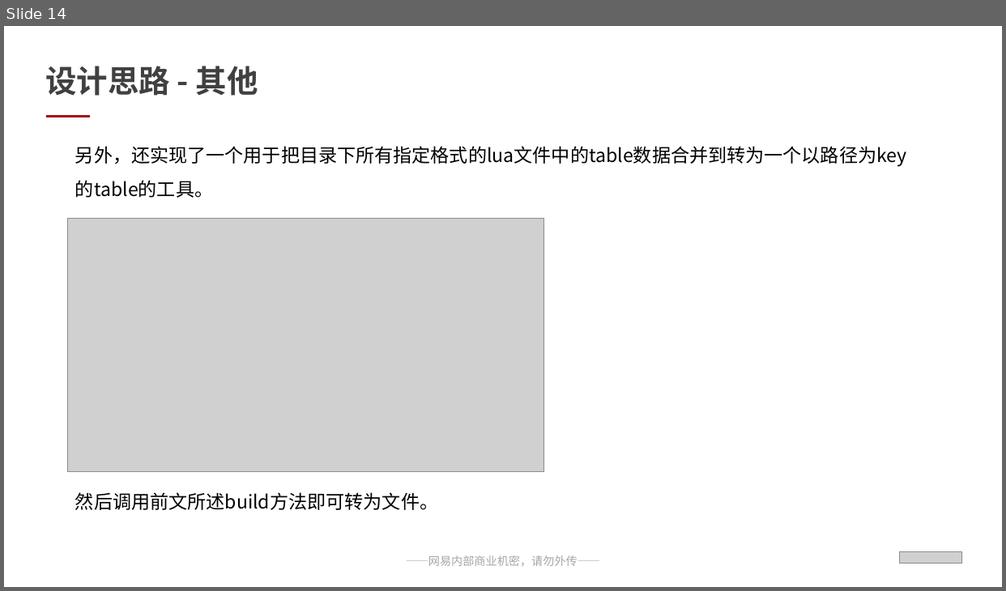
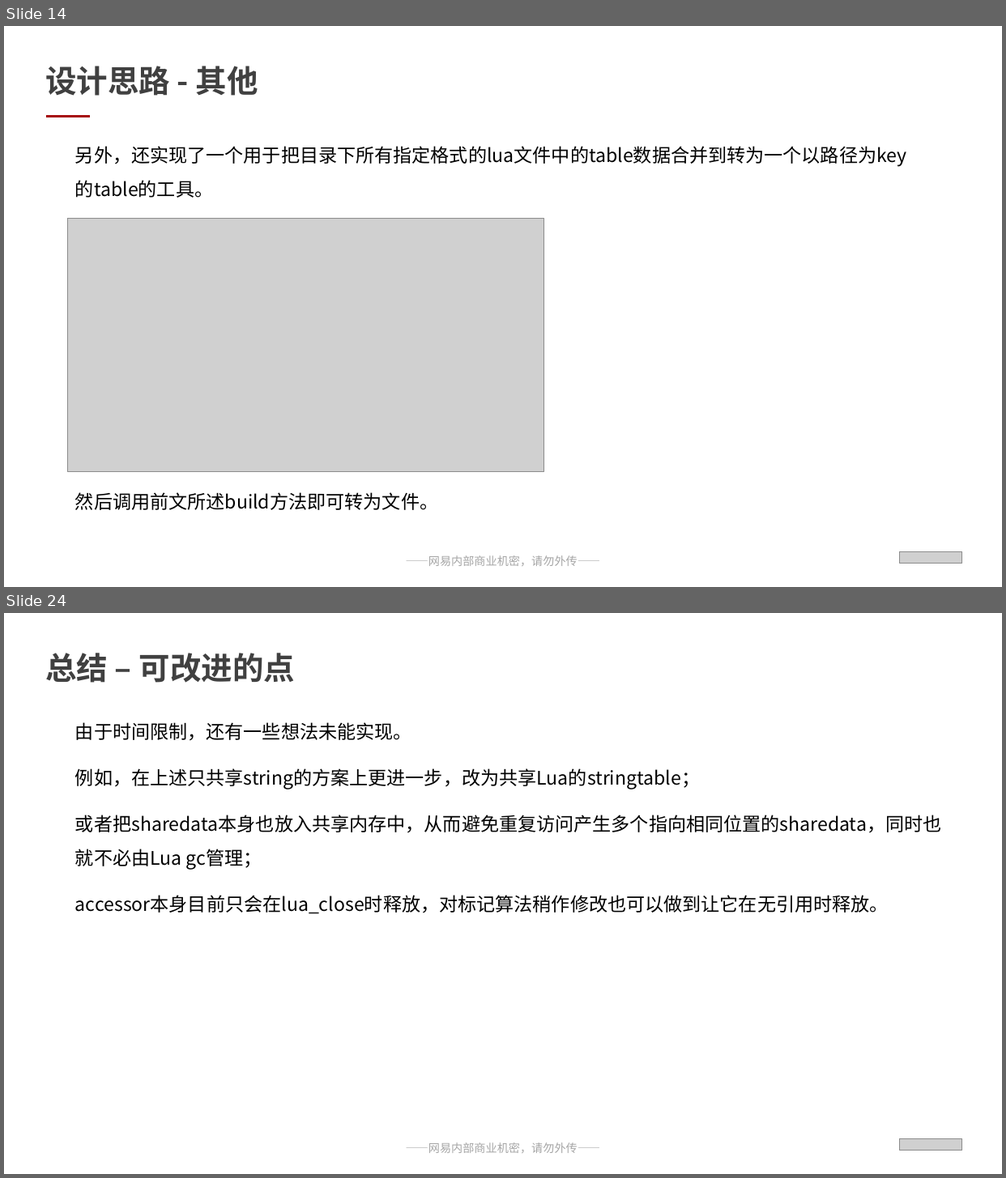
Before and after one commit to qwerbmb/lua_sh, a slide deck: test_speed/汇报ppt_刘淩峰.pptx. Shown one above the other, each under a label of ours: slide 14 before the commit, slides 14 and 24 after it; the slides between them are not shown. The pictures are 1006x591 and 1006x1178 pixels, drawn with LibreOffice and Linux fonts; fonts in the diff are those of the drawing; grey boxes stand for pictures. Boxes give left, top, right and bottom in pixels: in the first picture for what was removed or moved away, otherwise in the second. Text is boxed around its words. In the diff, an @@ line names an element or a change of style, - is before the commit and + after.

```diff
--- a/test_speed/汇报ppt_刘淩峰.pptx
+++ b/test_speed/汇报ppt_刘淩峰.pptx
@@ slide 24 added at (4,613,1002,1174), background #FFFFFF; not listed: 1 template element that a slide beside it also shows @@
@@ text added at (45,653,295,683), 30 pt, text #404040, bold @@
+总结 – 可改进的点
@@ text added at (75,722,942,914), 18 pt, text #000000 @@
+由于时间限制，还有一些想法未能实现。
+例如，在上述只共享string的方案上更进一步，改为共享Lua的stringtable；
+或者把sharedata本身也放入共享内存中，从而避免重复访问产生多个指向相同位置的sharedata，同时也就不必由Lua gc管理；
+accessor本身目前只会在lua_close时释放，对标记算法稍作修改也可以做到让它在无引用时释放。
@@ picture added at (899,1139,961,1151) @@
```
Also in this commit, not shown: 8 slides changed, 2 other slides added.
